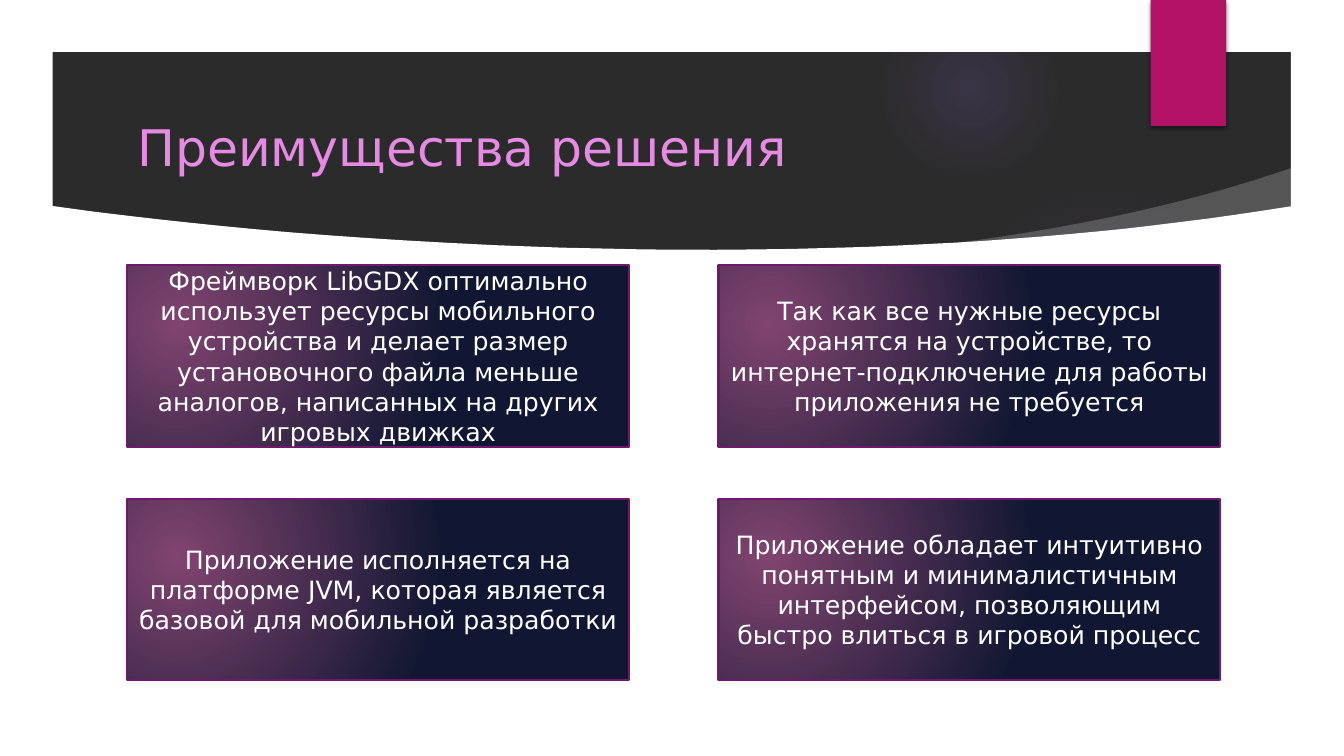
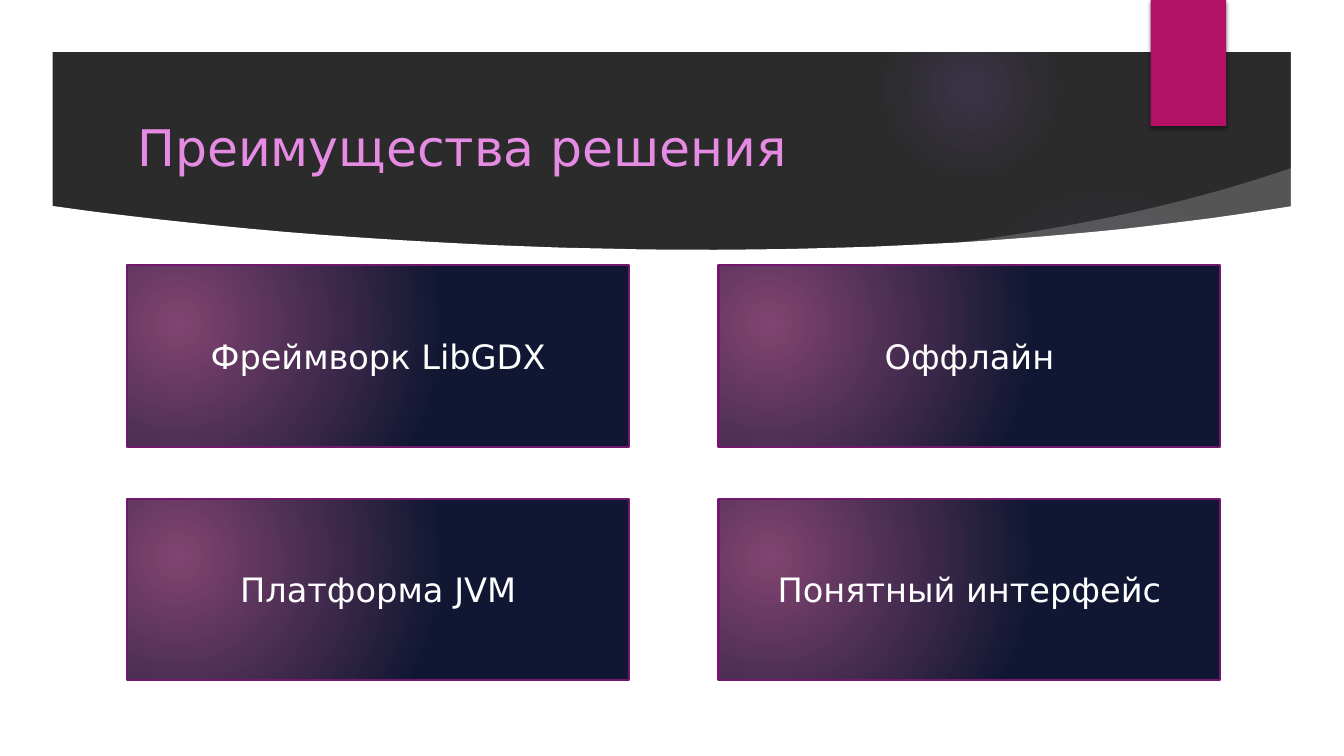
Before and after one commit to PenzaStreetGames/TriggerTrap, a slide deck: slide 5 of Проект по Samsung.pptx. Drawn at 1344x756 pixels with LibreOffice and Linux fonts; fonts in the diff are those of the drawing; background and template pictures are left out; a plain dark background stands for a picture behind light text. Boxes give left, top, right and bottom in pixels: in the first picture for what was removed or moved away, otherwise in the second. Text is boxed around its words. In the diff, an @@ line names an element or a change of style, - is before the commit and + after.

```diff
--- a/Проект по Samsung.pptx
+++ b/Проект по Samsung.pptx
@@ text in rectangle at (x1=211, y1=341, x2=545, y2=376): text changed; size 18 to 24 pt @@
-Фреймворк LibGDX оптимально использует ресурсы мобильного устройства и делает размер установочного файла меньше аналогов, написанных на других игровых движках
+Фреймворк LibGDX
@@ text in rectangle at (x1=885, y1=343, x2=1055, y2=376): text changed; size 18 to 24 pt @@
-Так как все нужные ресурсы хранятся на устройстве, то интернет-подключение для работы приложения не требуется
+Оффлайн
@@ text in rectangle at (x1=240, y1=575, x2=516, y2=610): text changed; size 18 to 24 pt @@
-Приложение исполняется на платформе JVM, которая является базовой для мобильной разработки
+Платформа JVM
@@ text in rectangle at (x1=778, y1=575, x2=1161, y2=610): text changed; size 18 to 24 pt @@
-Приложение обладает интуитивно понятным и минималистичным интерфейсом, позволяющим быстро влиться в игровой процесс
+Понятный интерфейс
```
Also in this commit, not shown: 2 other slides changed, 1 slide removed, 1 other file.
